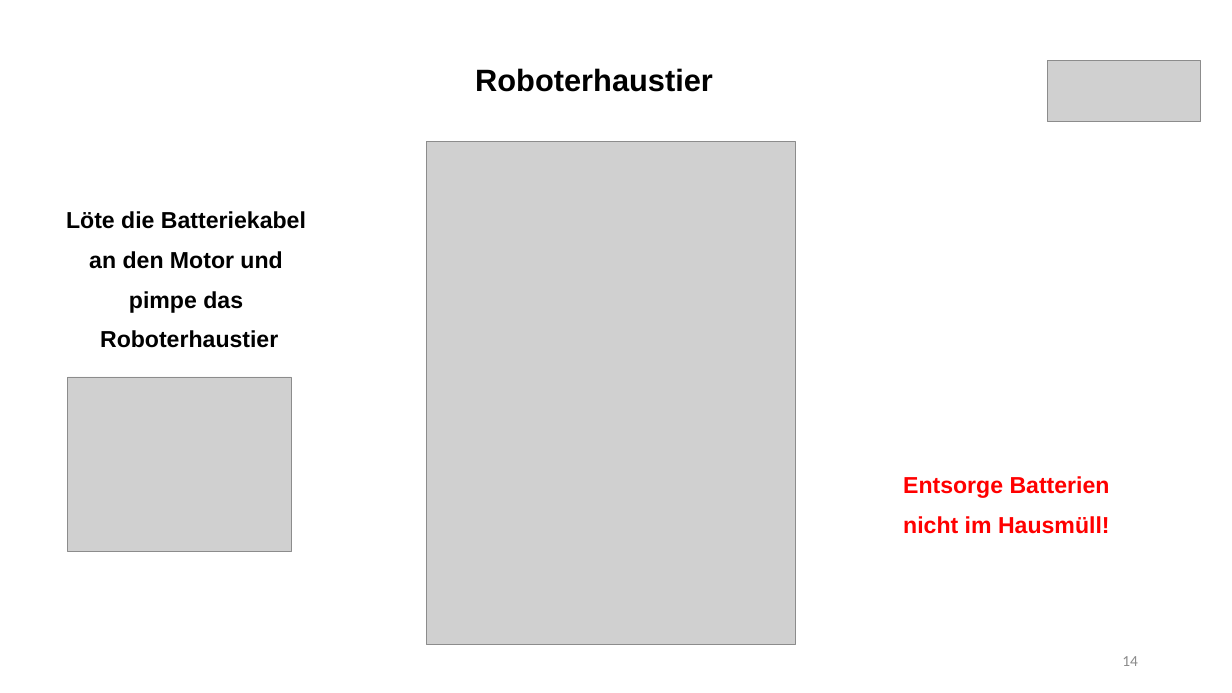
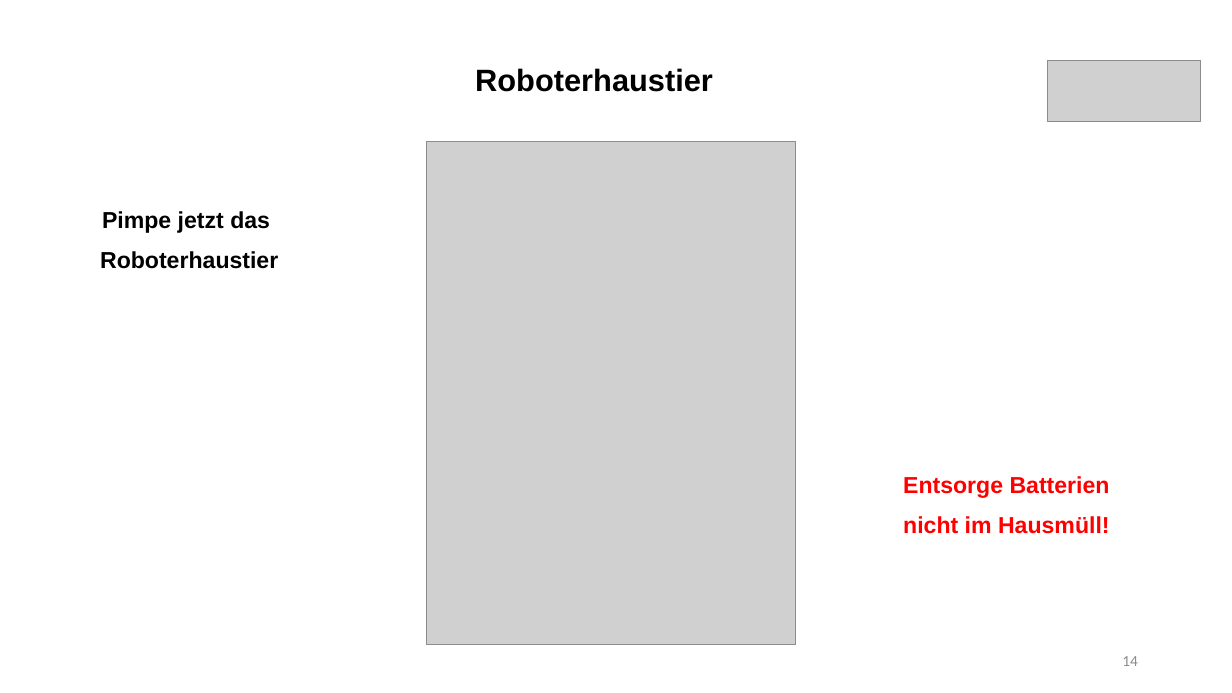
Before and after one commit to frankyhub/Egone, a slide deck: slide 14 of pdf/Roboterhaustier.pptx. Drawn at 1232x693 pixels with LibreOffice and Linux fonts; fonts in the diff are those of the drawing; grey boxes stand for pictures. Boxes give left, top, right and bottom in pixels: in the first picture for what was removed or moved away, otherwise in the second. Text is boxed around its words. In the diff, an @@ line names an element or a change of style, - is before the commit and + after.

```diff
--- a/pdf/Roboterhaustier.pptx
+++ b/pdf/Roboterhaustier.pptx
@@ text "Pimpe jetzt das" moved from (x1=66, y1=211, x2=306, y2=348) to (x1=100, y1=211, x2=278, y2=269) @@
@@ text at (x1=102, y1=211, x2=270, y2=233): text changed @@
-Löte die Batteriekabel
-an den Motor und
-pimpe das
+Pimpe jetzt das
@@ picture removed at (x1=67, y1=377, x2=291, y2=552) @@
```
Also in this commit, not shown: 9 other slides changed, 1 other file.
